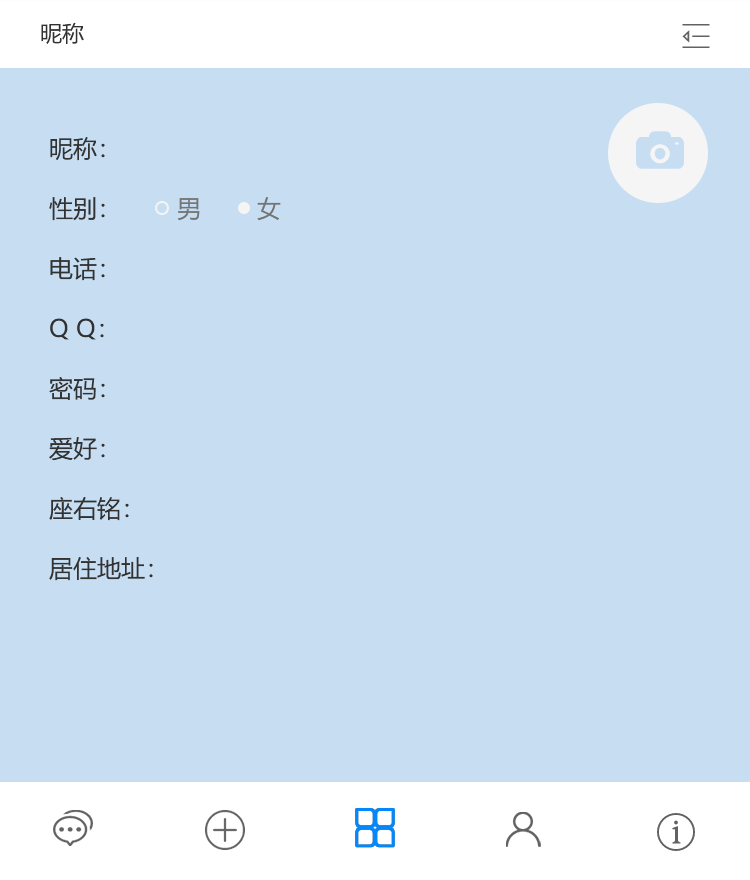
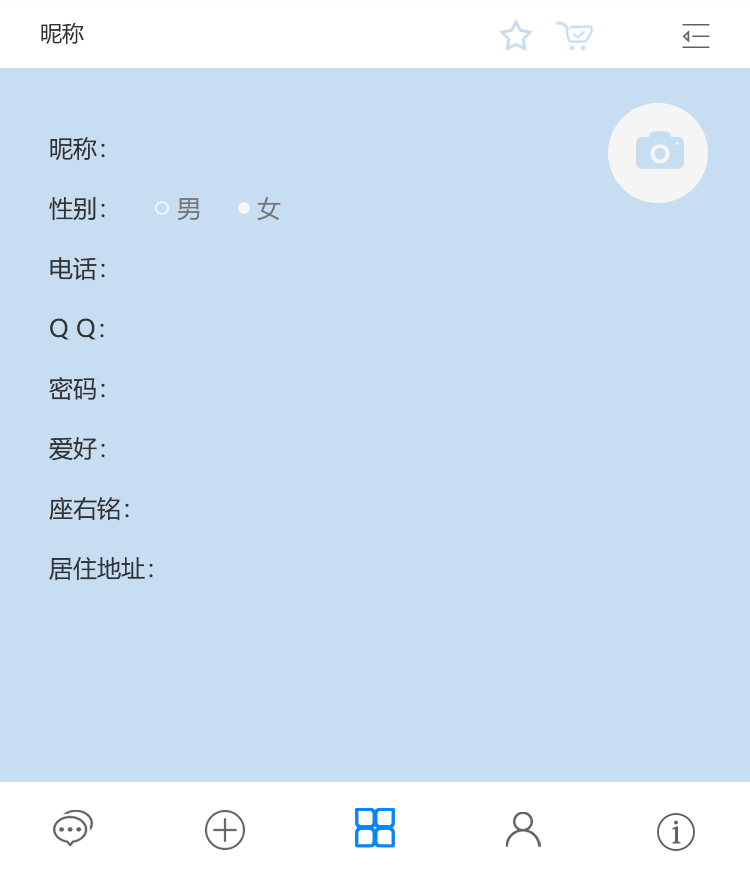
Before/after of a (750, 880) layered artwork. What changed in the layer stack:
added group "登陆后买家显示收藏和交易记录" with 2 layers above "个人信息" over bbox(499, 19, 593, 51)
added layer "购物记录" in group "登陆后买家显示收藏和交易记录" over bbox(555, 21, 593, 51)
added layer "收藏" in group "登陆后买家显示收藏和交易记录" over bbox(499, 19, 533, 51)
